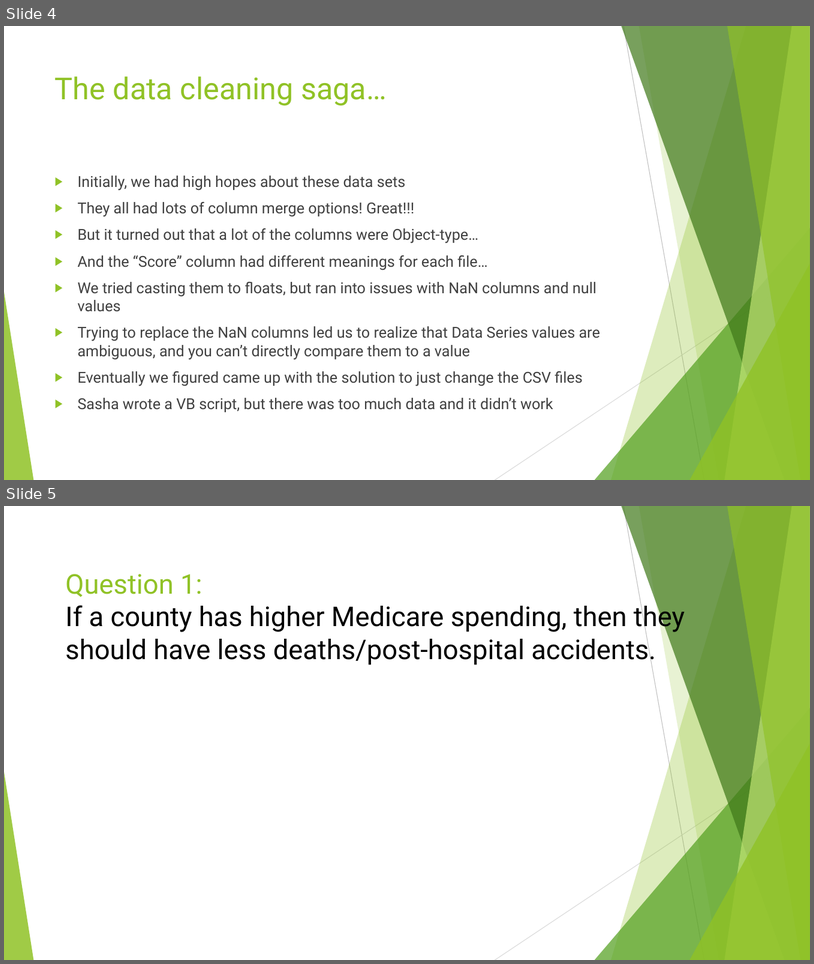
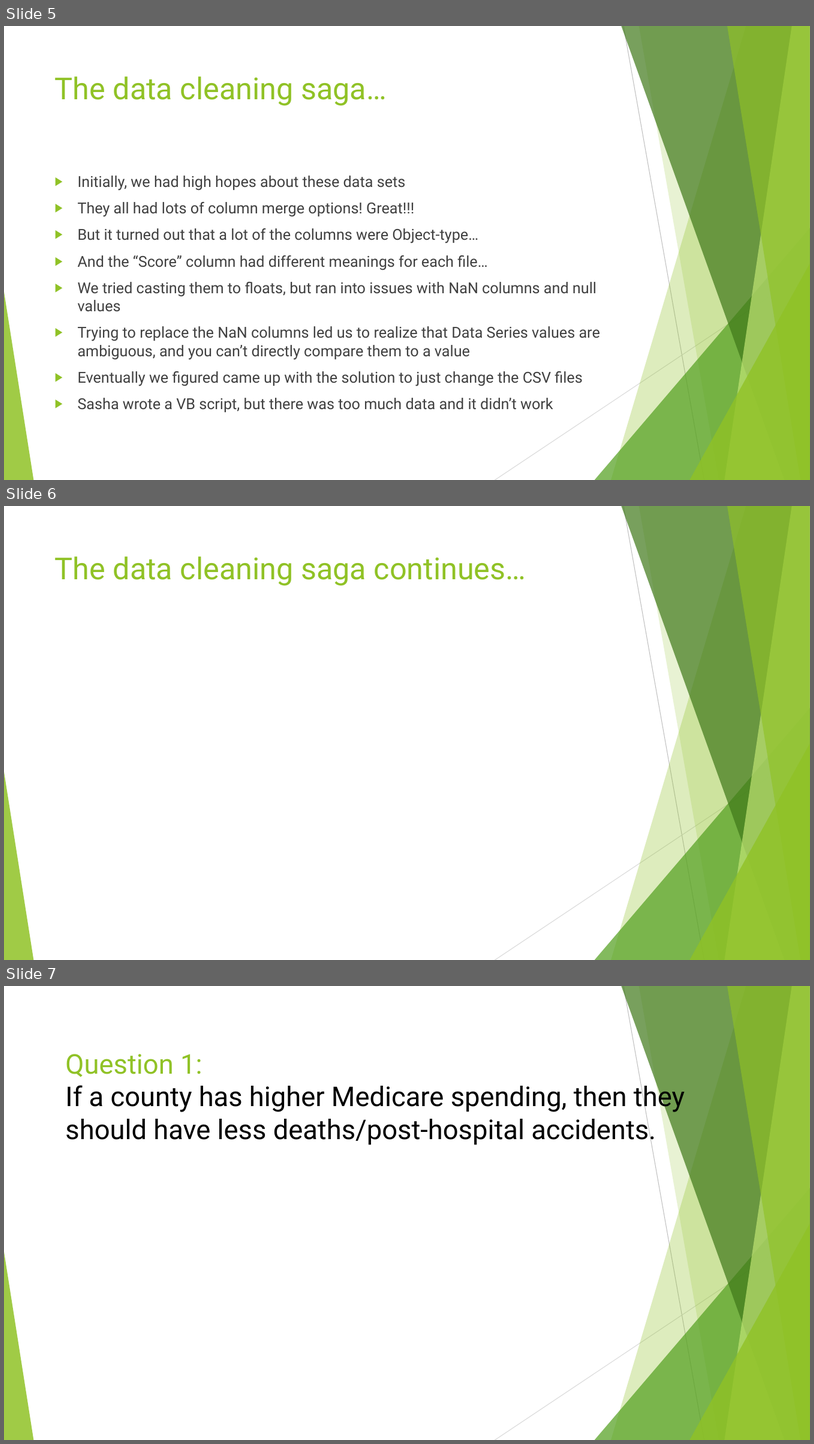
Before and after one commit to TedMur/SnakeBait, a slide deck: SnakeBitePresentation.pptx. Shown one above the other, each under a label of ours: slides 4 and 5 before the commit, slides 5, 6 and 7 after it. The pictures are 814x964 and 814x1444 pixels, drawn with LibreOffice and Linux fonts; fonts in the diff are those of the drawing. Boxes give left, top, right and bottom in pixels: in the first picture for what was removed or moved away, otherwise in the second. Text is boxed around its words. In the diff, an @@ line names an element or a change of style, - is before the commit and + after.

```diff
--- a/SnakeBitePresentation.pptx
+++ b/SnakeBitePresentation.pptx
@@ slide 6 added at (4,506,810,960), background #FFFFFF; not listed: 10 template elements that a slide beside it also shows @@
@@ title added at (55,556,527,586), 36 pt, text #90C226 @@
+The data cleaning saga continues…
@@ what was slide 4 is now slide 5 @@
@@ what was slide 5 is now slide 7 @@
```
Also in this commit, not shown: 2 slides changed, 1 other slide added.
